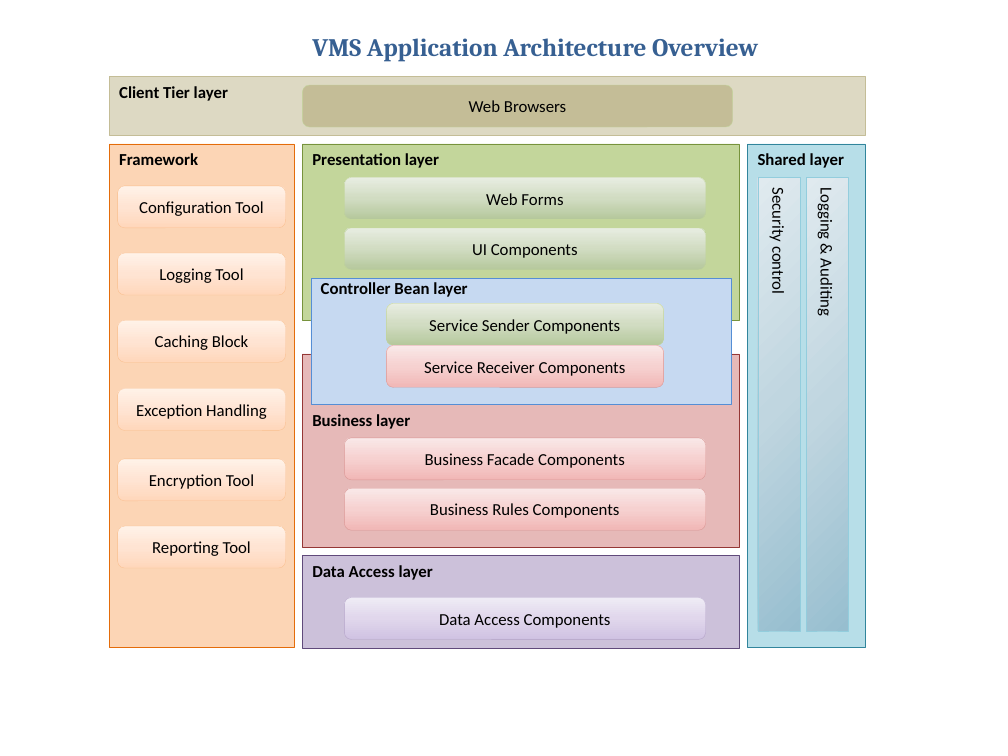
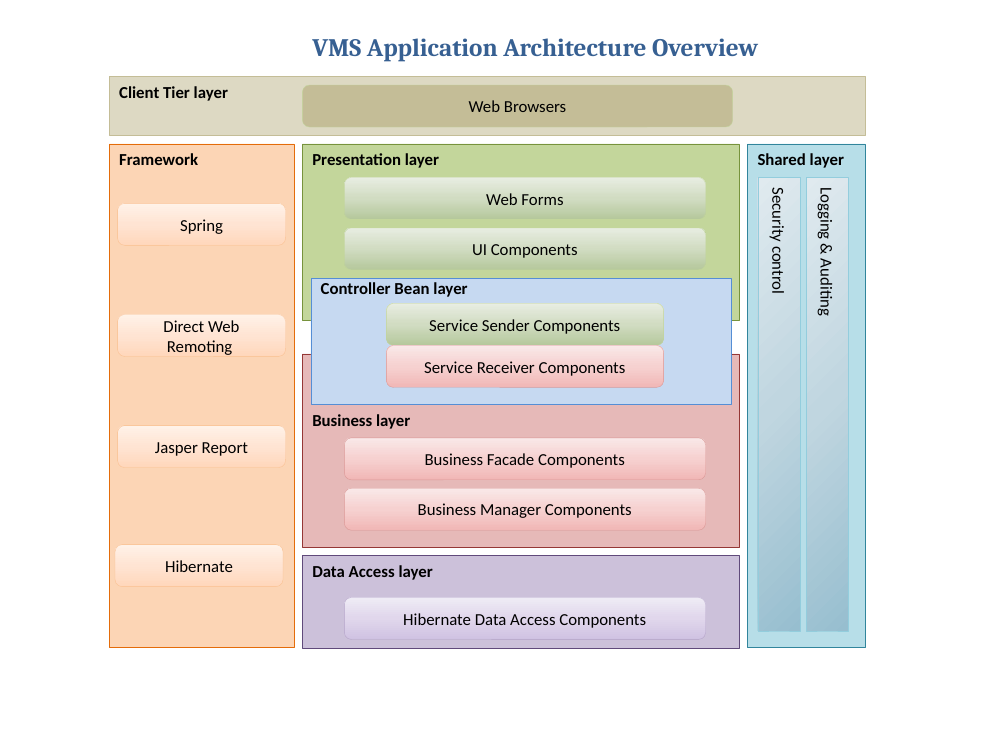
Before and after one commit to imireasa/mtech-se18-t08s, a slide deck: slide 3 of docs/W-9 Working Document/W-9.1 Team Members/W-9.1.5 Dio/2. Phase 2/VMS High level architecture.pptx. Drawn at 1008x756 pixels with LibreOffice and Linux fonts; fonts in the diff are those of the drawing. Boxes give left, top, right and bottom in pixels: in the first picture for what was removed or moved away, otherwise in the second. Text is boxed around its words. In the diff, an @@ line names an element or a change of style, - is before the commit and + after.

```diff
--- a/docs/W-9 Working Document/W-9.1 Team Members/W-9.1.5 Dio/2. Phase 2/VMS High level architecture.pptx
+++ b/docs/W-9 Working Document/W-9.1 Team Members/W-9.1.5 Dio/2. Phase 2/VMS High level architecture.pptx
@@ rounded rectangle "Spring": place and size @@
-rounded rectangle "Spring" at [118,185,286,228]
+rounded rectangle "Spring" at [118,204,286,246]
@@ text in rounded rectangle at [180,219,223,234]: text changed @@
-Configuration Tool
+Spring
@@ rounded rectangle "Direct Web Remoting": place and size @@
-rounded rectangle "Direct Web Remoting" at [118,253,286,295]
+rounded rectangle "Direct Web Remoting" at [118,314,286,357]
@@ text in rounded rectangle at [163,320,239,355]: text changed @@
-Logging Tool
+Direct Web Remoting
@@ rounded rectangle removed at [118,388,286,430] @@
-Exception Handling
@@ rounded rectangle "Jasper Report": place and size @@
-rounded rectangle "Jasper Report" at [118,321,286,363]
+rounded rectangle "Jasper Report" at [118,425,286,468]
@@ text in rounded rectangle at [155,442,248,456]: text changed @@
-Caching Block
+Jasper Report
@@ rounded rectangle removed at [118,459,286,501] @@
-Encryption Tool
@@ text in rounded rectangle at [418,503,632,518]: text changed @@
-Business Rules Components
+Business Manager Components
@@ rounded rectangle removed at [118,526,286,569] @@
-Reporting Tool
@@ rounded rectangle added at [115,544,283,587], fill gradient #FFD8BC to #FFE5D5 to #FFF2EA, outline #FAC090 0.25 pt, 12 pt, text #000000 @@
+Hibernate
@@ text in rounded rectangle at [403,613,646,628]: text changed @@
-Data Access Components
+Hibernate Data Access Components
```
Also in this commit, not shown: 3 other slides changed.
